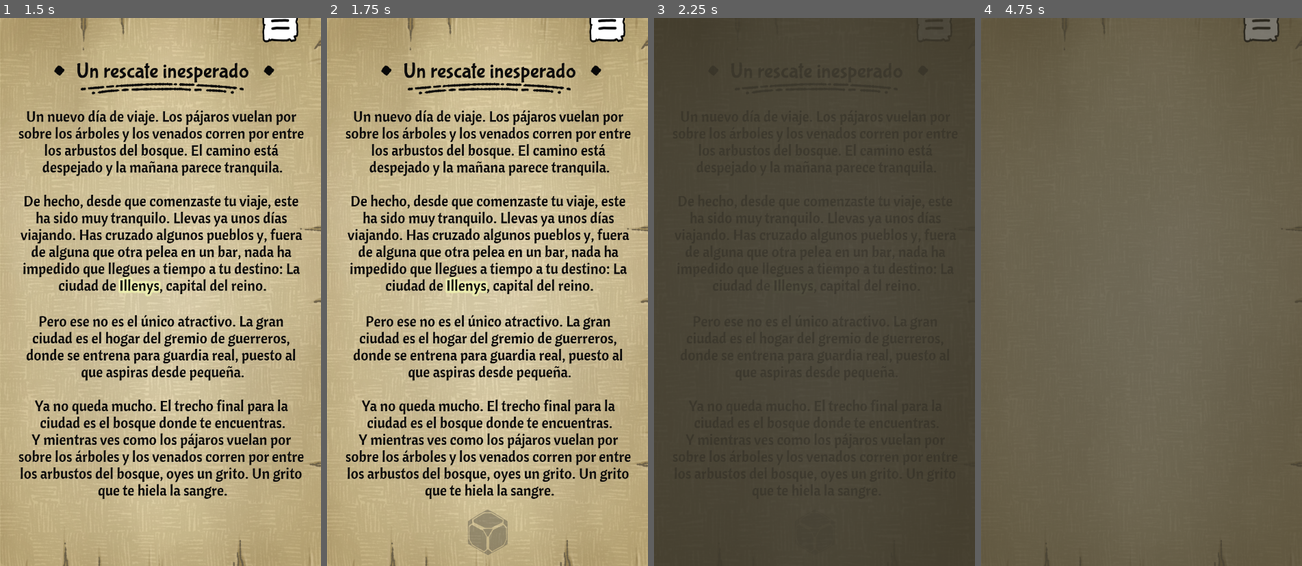
Above: before the commit, frames 1-4 (left to right).
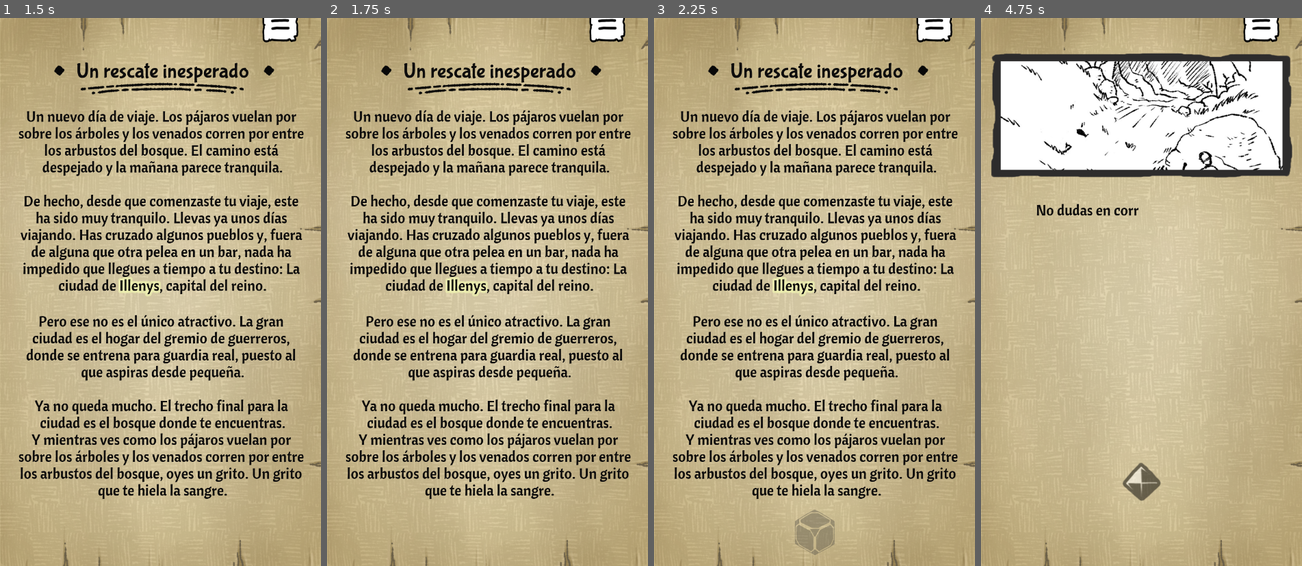
Above: after the commit, the same moments.

Repository: GabrielCancro/gamebook_dungeon
Game: Godot game, scene res://adventure_core/Adventure.tscn
Two runs of this game, one before a commit and one after it. Both use one fixed random seed, a clock stepped at 60 frames per second and the inputs below. This scene is started directly instead of the project's main scene.
Inputs (mouse positions are in pixels of both pictures, inside the frame that each line leads up to):
- Up to frame 1 (1.5 s): move the mouse to (231, 264) at 0.52 s; click (231, 264) at 0.67 s; click (160, 483) at 1.25 s
- Up to frame 2 (1.75 s): no input
- Up to frame 3 (2.25 s): click (814, 533) at 2.02 s
- Up to frame 4 (4.75 s): click (1141, 483) at 2.77 s; click (1141, 533) at 3.52 s; click (1141, 456) at 4.27 s

Frame 1 is identical in both runs. In frame 2, 0.6% of the frame differs, in the area x 43-57%, y 89-98%; in frame 3, 97%; in frame 4, 99%, in the area x 0-100%, y 0-100%.

Commit message:
update

Diff:
--- a/adventure_core/Adventure.gd
+++ b/adventure_core/Adventure.gd
@@ -45,7 +45,9 @@
 	$Narrator.start_narrator()
 	yield($Narrator,"on_finish")
 
-	if("is_auto_next" in GC.get_current_room_data()): $NextPage.visible = true
+	if("is_auto_next" in GC.get_current_room_data()):
+		yield(get_tree().create_timer(.5),"timeout")
+		$NextPage.visible = true
 	else: $Desitions.show_options()
 
 func set_blocker(vis):
--- a/adventure_core/MenuInv.gd
+++ b/adventure_core/MenuInv.gd
@@ -7,6 +7,9 @@
 	$btn_menu.connect("button_down",self,"show_menu")
 	$NinePatchRect/btn_continue.connect("button_down",self,"hide_menu")
 	$NinePatchRect/btn_quit.connect("button_down",self,"goto_menu")
+	for b in $NinePatchRect/GridContainer.get_children():
+		b.text = str(b.get_index()).pad_zeros(3)
+		b.connect("button_down",self,"on_grid_click",[b])
 
 func show_menu():
 	if !start_rect_position: start_rect_position = $NinePatchRect.rect_position
@@ -34,3 +37,8 @@
 
 func goto_menu():
 	get_tree().change_scene("res://scenes/Main.tscn")
+
+func on_grid_click(b):
+	print( "room_"+b.text )
+	GC.ADVENTURE.change_room("room_"+b.text)
+	hide_menu()
--- a/adventure_core/MenuInv.tscn
+++ b/adventure_core/MenuInv.tscn
@@ -9,6 +9,7 @@
 [ext_resource path="res://assets/ui/btn_menu_style.tres" type="StyleBox" id=7]
 [ext_resource path="res://assets/ui/btn_menu_style_p.tres" type="StyleBox" id=8]
 [ext_resource path="res://adventure_core/MenuInv.gd" type="Script" id=9]
+[ext_resource path="res://font/FONT_2 Titles BubblegumSans-Regular.ttf" type="DynamicFontData" id=10]
 
 [sub_resource type="DynamicFontData" id=1]
 font_path = "res://font/IMFePIsc28P_0.ttf"
@@ -18,6 +19,10 @@
 outline_size = 2
 outline_color = Color( 0.698039, 0.698039, 0.698039, 1 )
 font_data = SubResource( 1 )
+
+[sub_resource type="DynamicFont" id=3]
+size = 62
+font_data = ExtResource( 10 )
 
 [node name="MenuInv" type="Control"]
 anchor_right = 1.0
@@ -132,10 +137,10 @@
 anchor_top = 1.0
 anchor_right = 0.5
 anchor_bottom = 1.0
-margin_left = -225.0
-margin_top = -434.0
-margin_right = 225.0
-margin_bottom = -314.0
+margin_left = -505.0
+margin_top = -450.0
+margin_right = -55.0
+margin_bottom = -330.0
 rect_min_size = Vector2( 450, 120 )
 custom_colors/font_color_disabled = Color( 0, 0, 0, 1 )
 custom_colors/font_color_focus = Color( 0, 0, 0, 1 )
@@ -155,10 +160,10 @@
 anchor_top = 1.0
 anchor_right = 0.5
 anchor_bottom = 1.0
-margin_left = -232.0
-margin_top = -260.0
-margin_right = 218.0
-margin_bottom = -140.0
+margin_left = 56.0
+margin_top = -452.0
+margin_right = 506.0
+margin_bottom = -332.0
 rect_min_size = Vector2( 450, 120 )
 custom_colors/font_color_disabled = Color( 0, 0, 0, 1 )
 custom_colors/font_color_focus = Color( 0, 0, 0, 1 )
@@ -171,4 +176,90 @@
 custom_styles/focus = ExtResource( 4 )
 custom_styles/disabled = ExtResource( 4 )
 custom_styles/normal = ExtResource( 4 )
-text = "Salir del juego"
+text = "Salir"
+
+[node name="GridContainer" type="GridContainer" parent="NinePatchRect"]
+anchor_left = 0.5
+anchor_top = 0.5
+anchor_right = 0.5
+anchor_bottom = 0.5
+margin_left = -348.5
+margin_top = 342.5
+margin_right = 348.5
+margin_bottom = 521.5
+custom_constants/vseparation = 21
+custom_constants/hseparation = 13
+columns = 5
+
+[node name="B1" type="Button" parent="NinePatchRect/GridContainer"]
+margin_right = 129.0
+margin_bottom = 79.0
+custom_fonts/font = SubResource( 3 )
+text = "000"
+
+[node name="B2" type="Button" parent="NinePatchRect/GridContainer"]
+margin_left = 142.0
+margin_right = 271.0
+margin_bottom = 79.0
+custom_fonts/font = SubResource( 3 )
+text = "000"
+
+[node name="B3" type="Button" parent="NinePatchRect/GridContainer"]
+margin_left = 284.0
+margin_right = 413.0
+margin_bottom = 79.0
+custom_fonts/font = SubResource( 3 )
+text = "000"
+
+[node name="B4" type="Button" parent="NinePatchRect/GridContainer"]
+margin_left = 426.0
+margin_right = 555.0
+margin_bottom = 79.0
+custom_fonts/font = SubResource( 3 )
+text = "000"
+
+[node name="B5" type="Button" parent="NinePatchRect/GridContainer"]
+margin_left = 568.0
+margin_right = 697.0
+margin_bottom = 79.0
+custom_fonts/font = SubResource( 3 )
+text = "000"
+
+[node name="B6" type="Button" parent="NinePatchRect/GridContainer"]
+margin_top = 100.0
+margin_right = 129.0
+margin_bottom = 179.0
+custom_fonts/font = SubResource( 3 )
+text = "000"
+
+[node name="B7" type="Button" parent="NinePatchRect/GridContainer"]
+margin_left = 142.0
+margin_top = 100.0
+margin_right = 271.0
+margin_bottom = 179.0
+custom_fonts/font = SubResource( 3 )
+text = "000"
+
+[node name="B8" type="Button" parent="NinePatchRect/GridContainer"]
+margin_left = 284.0
+margin_top = 100.0
+margin_right = 413.0
+margin_bottom = 179.0
+custom_fonts/font = SubResource( 3 )
+text = "000"
+
+[node name="B9" type="Button" parent="NinePatchRect/GridContainer"]
+margin_left = 426.0
+margin_top = 100.0
+margin_right = 555.0
+margin_bottom = 179.0
+custom_fonts/font = SubResource( 3 )
+text = "000"
+
+[node name="B10" type="Button" parent="NinePatchRect/GridContainer"]
+margin_left = 568.0
+margin_top = 100.0
+margin_right = 697.0
+margin_bottom = 179.0
+custom_fonts/font = SubResource( 3 )
+text = "000"
Not shown: 1 places in adventure_core/MenuInv.tscn that only renumber resources
Not shown, changed: export_presets.cfg
